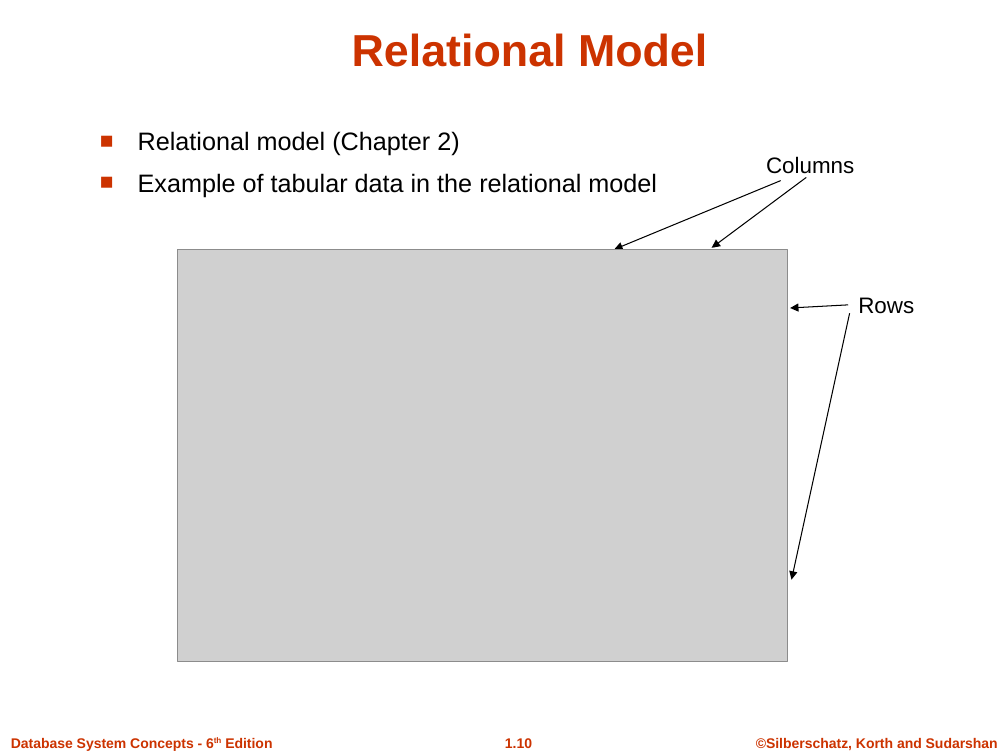
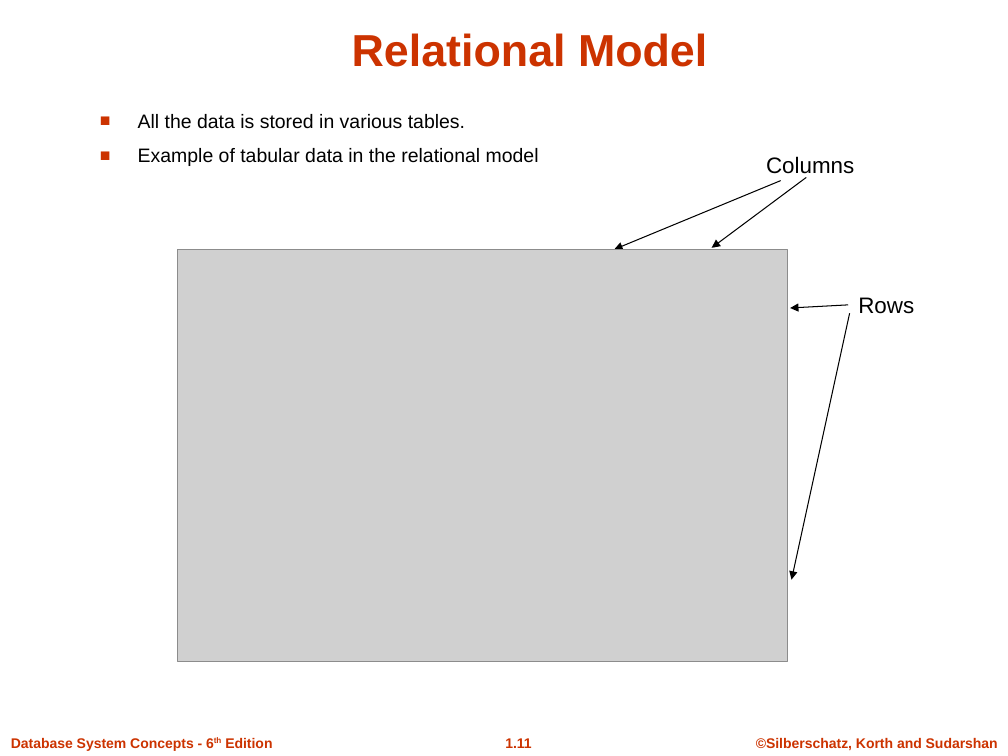
Before and after one commit to Sumonta056/SUST-Autorickshaw-Management-System, a slide deck: slide 11 of Theory/Learning Theory Of Databases/Slides/ch1.ppt (slide 10 before the commit). Drawn at 1008x756 pixels with LibreOffice and Linux fonts; fonts in the diff are those of the drawing; grey boxes stand for pictures; background and template pictures are left out. Boxes give left, top, right and bottom in pixels: in the first picture for what was removed or moved away, otherwise in the second. Text is boxed around its words. In the diff, an @@ line names an element or a change of style, - is before the commit and + after.

```diff
--- a/Theory/Learning Theory Of Databases/Slides/ch1.ppt
+++ b/Theory/Learning Theory Of Databases/Slides/ch1.ppt
@@ text "All the data is stored ..." moved from (x1=138, y1=131, x2=657, y2=197) to (x1=138, y1=114, x2=539, y2=166) @@
@@ text at (x1=138, y1=114, x2=465, y2=129): text changed; size 18 to 13.9 pt @@
-■ Relational model (Chapter 2)
+■ All the data is stored in various tables.
@@ text at (x1=138, y1=148, x2=539, y2=166): size 18 to 13.9 pt in "Example of tabular data in the relational ..." @@
@@ page number at (x1=505, y1=738, x2=531, y2=748): text changed @@
-1.10
+1.11
```
Also in this commit, not shown: 17 other slides changed, 4 slides added, 5 slides removed, 11 other files.
